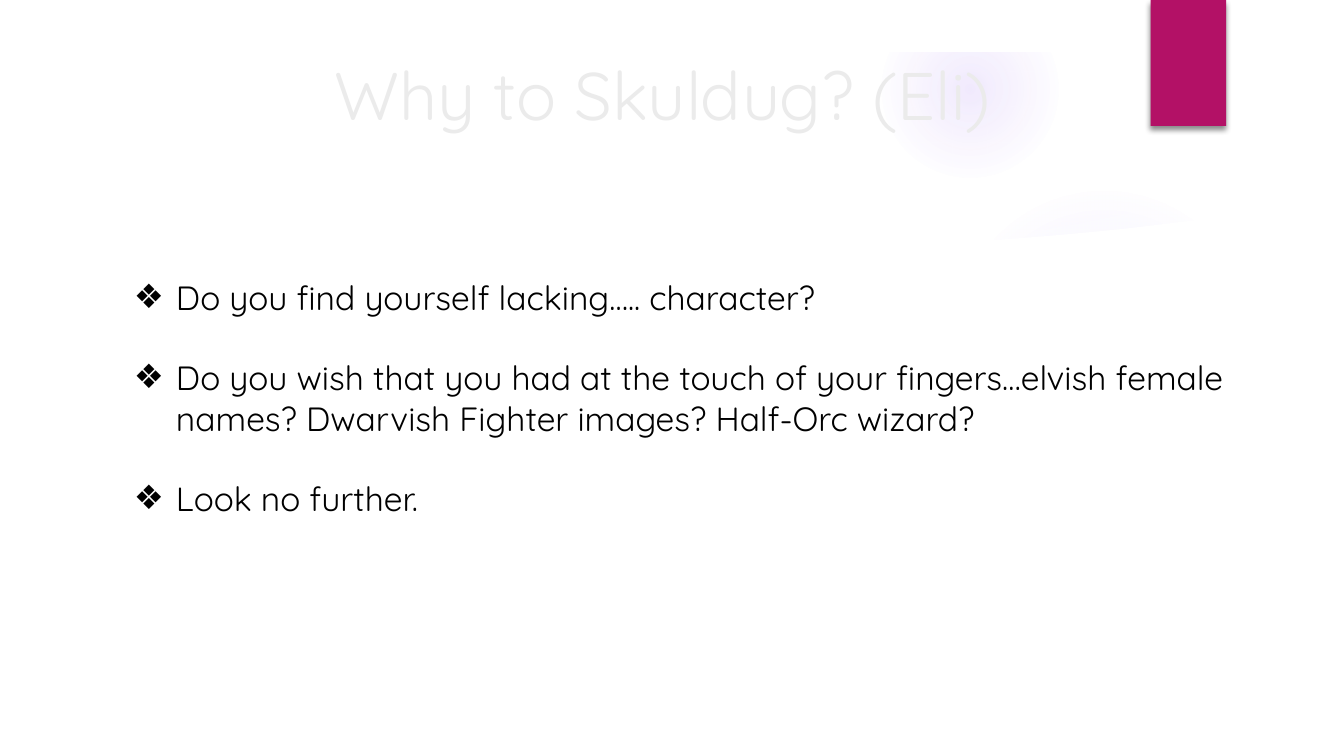
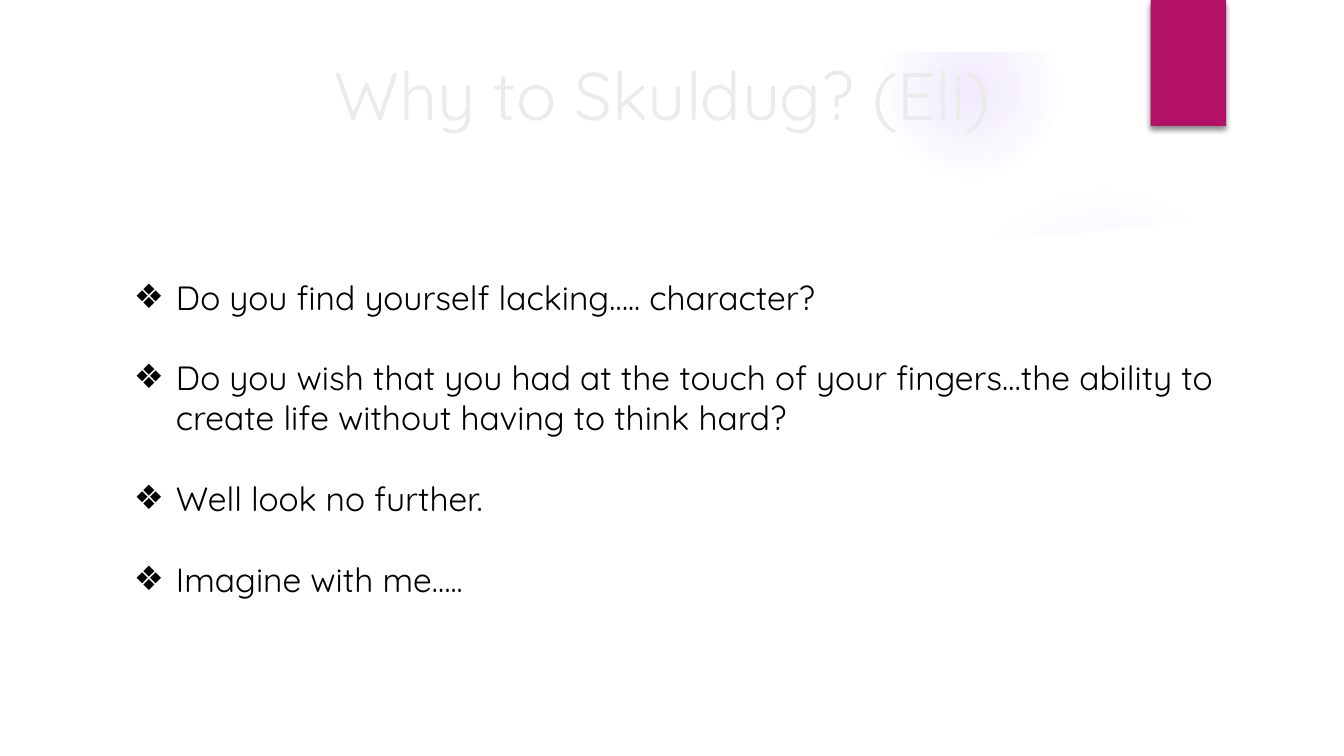
Before and after one commit to MiernickiElijah/Skulduggery, a slide deck: slide 2 of assets/Skulduggery.pptx. Drawn at 1344x756 pixels with LibreOffice and Linux fonts; fonts in the diff are those of the drawing; background and template pictures are left out. Boxes give left, top, right and bottom in pixels: in the first picture for what was removed or moved away, otherwise in the second. Text is boxed around its words. In the diff, an @@ line names an element or a change of style, - is before the commit and + after.

```diff
--- a/assets/Skulduggery.pptx
+++ b/assets/Skulduggery.pptx
@@ text at (x1=176, y1=365, x2=1172, y2=599): text changed @@
-❖ Do you wish that you had at the touch of your fingers…elvish female names? Dwarvish Fighter images? Half-Orc wizard?
-❖ Look no further.
+❖ Do you wish that you had at the touch of your fingers…the ability to create life without having to think hard?
+❖ Well look no further.
+❖ Imagine with me…..
```
Also in this commit, not shown: 3 other slides changed.
